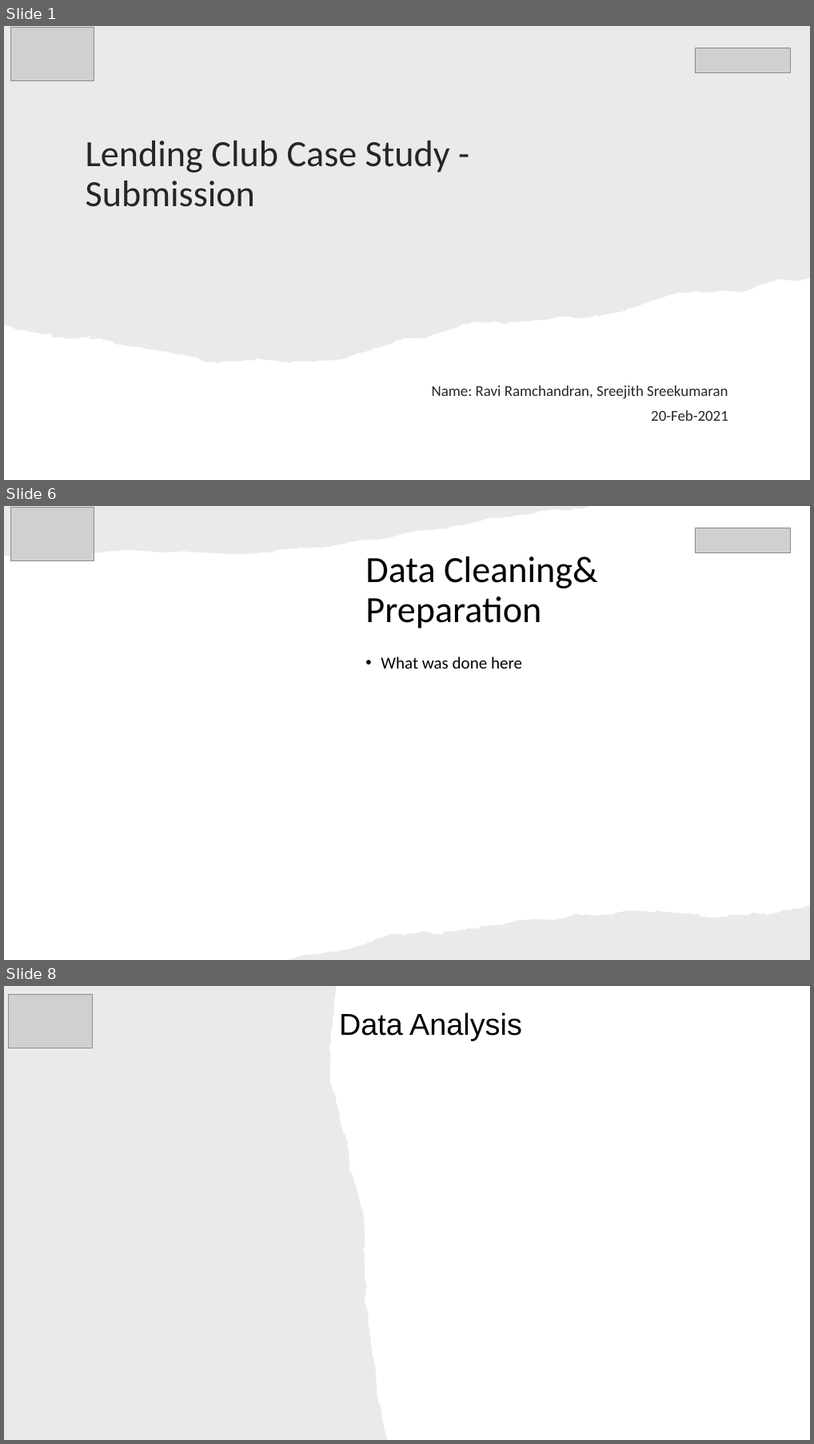
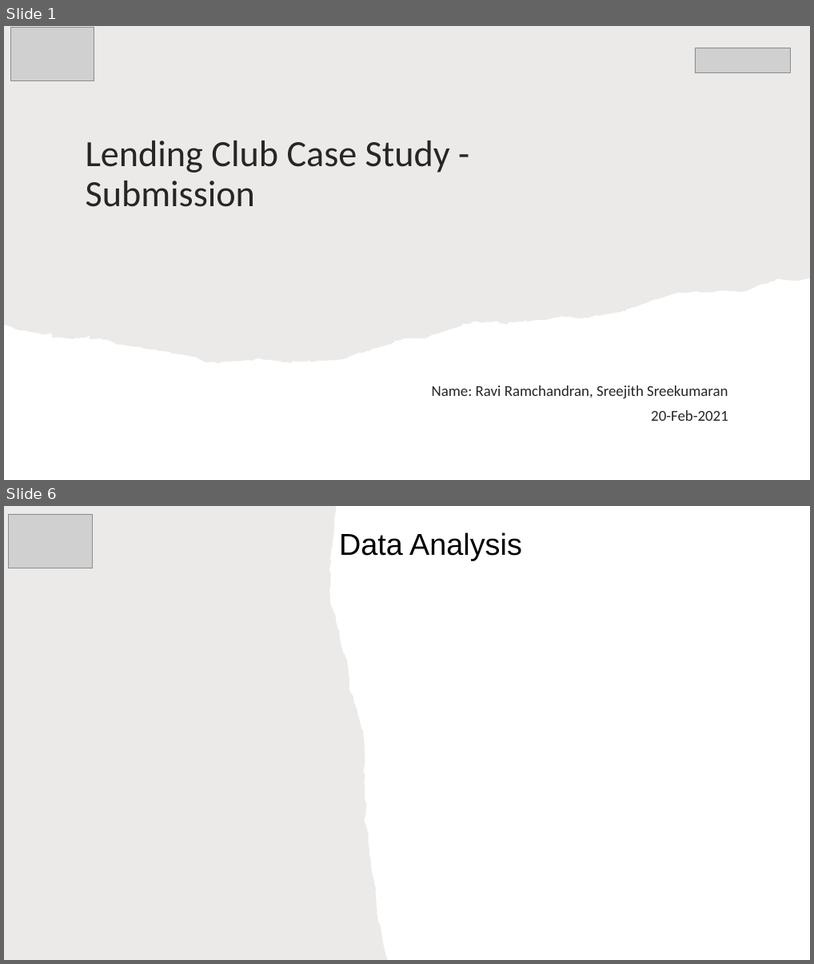
Before and after one commit to rramchan12/Lending-Club-EDA-CaseStudy, a slide deck: LendingClubCaseStudy.pptx. Shown one above the other, each under a label of ours: slides 1, 6 and 8 before the commit, slides 1 and 6 after it; the slides between them are not shown. The pictures are 814x1444 and 814x964 pixels, drawn with LibreOffice and Linux fonts; fonts in the diff are those of the drawing; grey boxes stand for pictures; background and template pictures are left out. Boxes give left, top, right and bottom in pixels: in the first picture for what was removed or moved away, otherwise in the second. Text is boxed around its words. In the diff, an @@ line names an element or a change of style, - is before the commit and + after.

```diff
--- a/LendingClubCaseStudy.pptx
+++ b/LendingClubCaseStudy.pptx
@@ slide 6 removed at bbox=[4, 506, 810, 960], background #FFFFFF @@
@@ freeform shape removed at bbox=[4, 506, 591, 557] @@
@@ picture removed at bbox=[10, 508, 94, 561] @@
@@ picture removed at bbox=[695, 528, 791, 553] @@
@@ title removed at bbox=[366, 556, 598, 628] @@
-Data Cleaning& Preparation
@@ text removed at bbox=[381, 656, 522, 668] @@
-• What was done here
@@ freeform shape removed at bbox=[288, 904, 810, 960] @@
@@ what was slide 8 is now slide 6 @@
```
Also in this commit, not shown: 1 slide changed, 2 slides added, 3 other slides removed, 1 other file.
